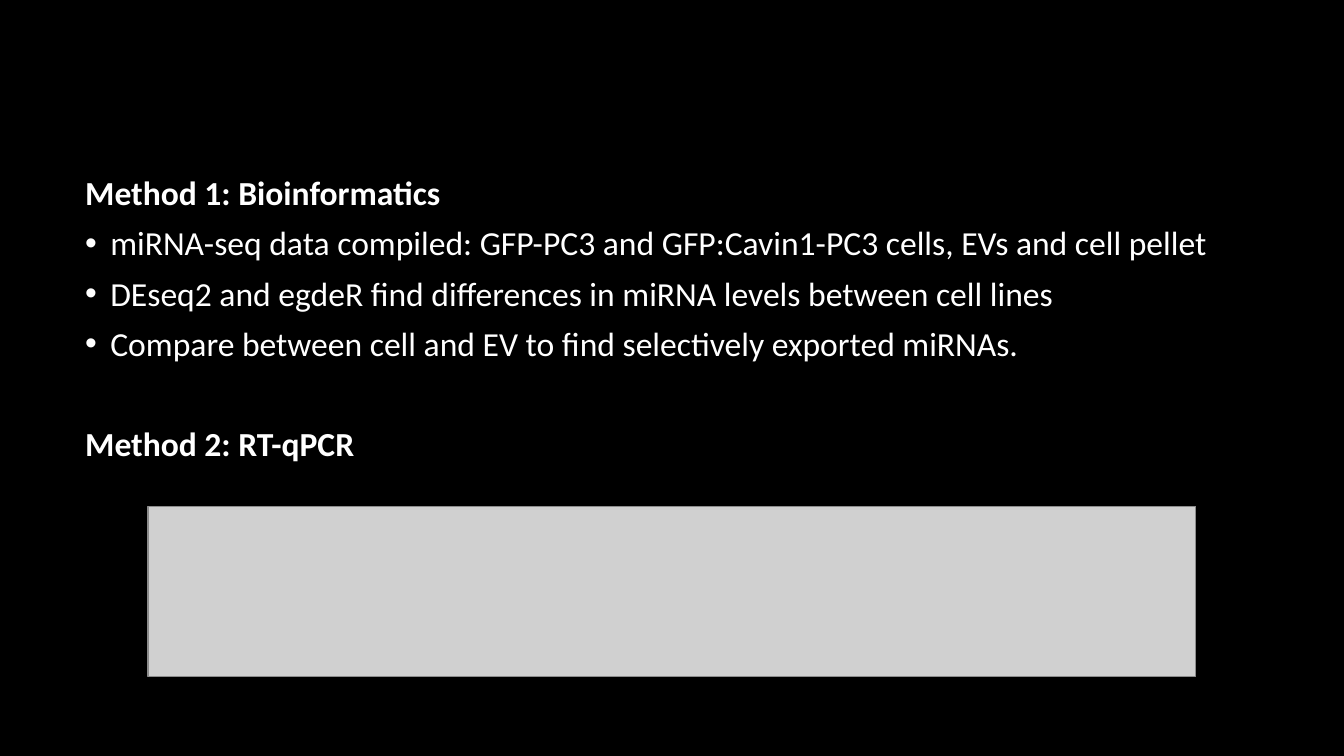
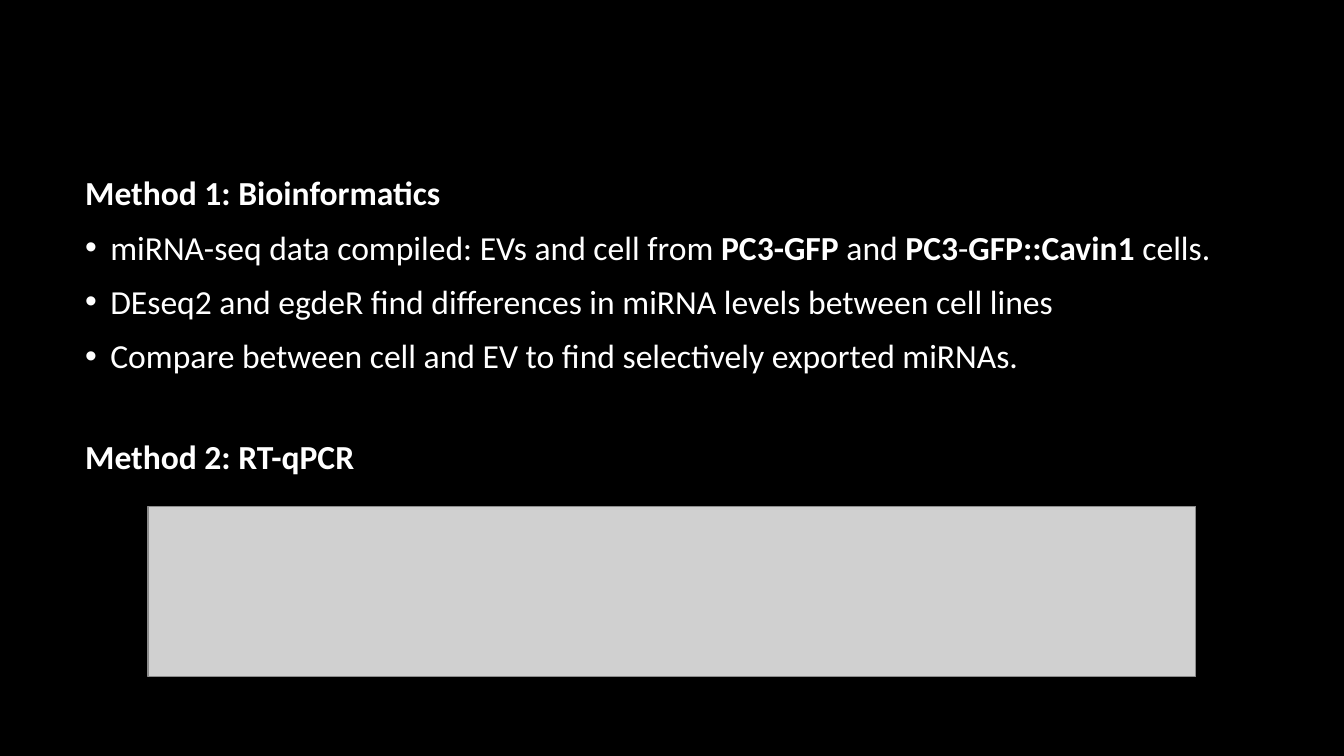
Before and after one commit to HarleyRobinson/Honours2, a slide deck: slide 8 of BackgroundInfo/Selective export of microRNA via extracellular vesicles (2).pptx (slide 9 before the commit). Drawn at 1344x756 pixels with LibreOffice and Linux fonts; fonts in the diff are those of the drawing; grey boxes stand for pictures; background and template pictures are left out. Boxes give left, top, right and bottom in pixels: in the first picture for what was removed or moved away, otherwise in the second. Text is boxed around its words. In the diff, an @@ line names an element or a change of style, - is before the commit and + after.

```diff
--- a/BackgroundInfo/Selective export of microRNA via extracellular vesicles (2).pptx
+++ b/BackgroundInfo/Selective export of microRNA via extracellular vesicles (2).pptx
@@ text at (110, 236, 1210, 266): text changed @@
-• miRNA-seq data compiled: GFP-PC3 and GFP:Cavin1-PC3 cells, EVs and cell pellet
+• miRNA-seq data compiled: EVs and cell from PC3-GFP and PC3-GFP::Cavin1 cells.
@@ text at (110, 290, 1053, 374): line spacing 0.9 to 1 @@
```
Also in this commit, not shown: 10 other slides changed, 2 slides added, 1 slide removed, 26 other files.
